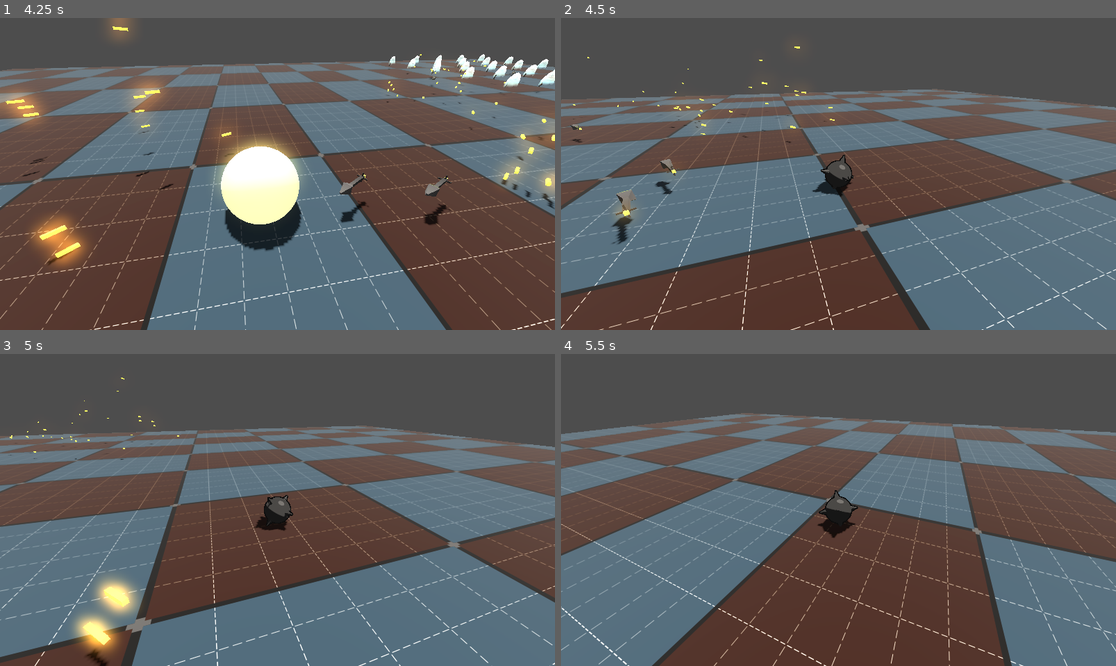
Above: before the commit, frames 1-4 (two rows, left to right).
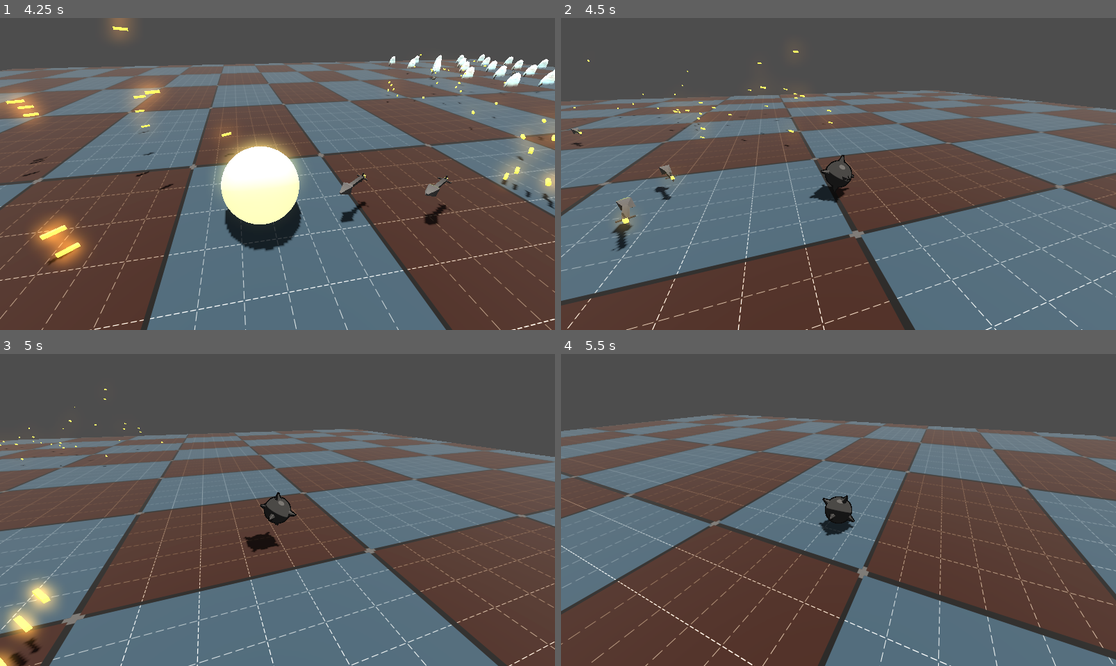
Above: after the commit, the same moments.

Repository: erikringwalters/pirate-jam-16-prototype
Game: Godot game, scene res://scenes/main.tscn
Two runs of this game, one before a commit and one after it. Both use one fixed random seed, a clock stepped at 60 frames per second and the inputs below.
Inputs (mouse positions are in pixels of both pictures, inside the frame that each line leads up to):
- Up to frame 1 (4.25 s): tap Enter (restart) every 0.75 s from 0.5 to 3.5 s; move the mouse to (399, 158) at 0.52 s; press the mouse at (399, 158) at 0.53 s; hold D (move_right) 0.53-1.28 s; move the mouse to (249, 174) at 1.27 s; release the mouse at (249, 174) at 1.28 s; hold W (move_up) from 1.28 s (still down); click (249, 174) at 1.35 s; move the mouse to (288, 167) at 2.02 s; press the mouse at (288, 167) at 2.03 s; move the mouse to (271, 180) at 2.77 s; release the mouse at (271, 180) at 2.78 s; click (271, 180) at 2.85 s; move the mouse to (316, 177) at 3.52 s; press the mouse at (316, 177) at 3.53 s
- Up to frame 2 (4.5 s): keep holding W (move_up); tap Enter (restart) at 4.25 s; move the mouse to (794, 170) at 4.27 s; release the mouse at (794, 170) at 4.28 s; click (794, 170) at 4.35 s
- Up to frame 3 (5 s): keep holding W (move_up)
- Up to frame 4 (5.5 s): keep holding W (move_up); move the mouse to (844, 510) at 5.02 s; press the mouse at (844, 510) at 5.03 s

Frame 1 is identical in both runs. In frame 2, 15% of the frame differs, in the area x 0-100%, y 9-100%; in frame 3, 35%; in frame 4, 46%, in the area x 0-100%, y 18-100%.

Commit message:
player now takes damage

Diff:
--- a/scenes/weapons/dagger.tscn
+++ b/scenes/weapons/dagger.tscn
@@ -1,7 +1,8 @@
-[gd_scene load_steps=7 format=3 uid="uid://dnab25acrgyoy"]
+[gd_scene load_steps=9 format=3 uid="uid://dnab25acrgyoy"]
 
 [ext_resource type="Script" uid="uid://dpsy00loetsif" path="res://scripts/weapon.gd" id="1_ieojg"]
 [ext_resource type="PackedScene" uid="uid://5m03qf0byasr" path="res://assets/weapons/Dagger.fbx" id="1_lw0yl"]
+[ext_resource type="Script" uid="uid://bmxohij374ah2" path="res://scripts/melee_player_area.gd" id="3_n5jhk"]
 
 [sub_resource type="BoxShape3D" id="BoxShape3D_ieojg"]
 size = Vector3(0.1, 0.75, 0.1)
@@ -16,11 +17,15 @@
 [sub_resource type="BoxShape3D" id="BoxShape3D_n5jhk"]
 size = Vector3(0.15, 1, 0.15)
 
+[sub_resource type="BoxShape3D" id="BoxShape3D_j34lm"]
+size = Vector3(0.25, 0.205, 0.895)
+
 [node name="Dagger_PickupItem" type="RigidBody3D" groups=["GroundCollision", "Pickup"]]
 transform = Transform3D(-4.37114e-08, -1, 0, -4.37114e-08, 1.91069e-15, 1, -1, 4.37114e-08, -4.37114e-08, 0, 0, 0)
 collision_layer = 5
 collision_mask = 5
 script = ExtResource("1_ieojg")
+weapon_type = "Dagger"
 
 [node name="RBCollision" type="CollisionShape3D" parent="."]
 transform = Transform3D(1, 0, 0, 0, -4.37114e-08, -1, 0, 1, -4.37114e-08, 0, 0, 0)
@@ -40,3 +45,12 @@
 
 [node name="Anchor" type="Marker3D" parent="."]
 transform = Transform3D(1, 0, 0, 0, 1, 0, 0, 0, 1, -2.18557e-08, 0, -0.8)
+
+[node name="MeleePlayerArea" type="Area3D" parent="."]
+script = ExtResource("3_n5jhk")
+
+[node name="MeleePlayerCollision" type="CollisionShape3D" parent="MeleePlayerArea"]
+transform = Transform3D(1, 0, 0, 0, 1, 0, 0, 0, 1, -7.59267e-09, 3.31886e-16, 0.1737)
+shape = SubResource("BoxShape3D_j34lm")
+
+[connection signal="body_entered" from="MeleePlayerArea" to="MeleePlayerArea" method="_on_body_entered"]
--- a/scenes/weapons/handgun.tscn
+++ b/scenes/weapons/handgun.tscn
@@ -15,6 +15,7 @@
 collision_mask = 5
 script = ExtResource("1_63ngr")
 is_projectile_weapon = true
+weapon_type = "Handgun"
 
 [node name="RBCollision" type="CollisionShape3D" parent="."]
 shape = SubResource("BoxShape3D_63ngr")
--- a/scenes/weapons/rocket.tscn
+++ b/scenes/weapons/rocket.tscn
@@ -15,6 +15,7 @@
 collision_mask = 5
 script = ExtResource("1_kjqmh")
 is_projectile_weapon = true
+weapon_type = "Rocket"
 projectile_type = "Rocket"
 
 [node name="RBCollision" type="CollisionShape3D" parent="."]
--- a/scenes/weapons/shotgun.tscn
+++ b/scenes/weapons/shotgun.tscn
@@ -15,6 +15,7 @@
 collision_mask = 5
 script = ExtResource("1_0frcf")
 is_projectile_weapon = true
+weapon_type = "Shotgun"
 scatter_shot = true
 
 [node name="RBCollision" type="CollisionShape3D" parent="."]
--- a/scenes/weapons/sword.tscn
+++ b/scenes/weapons/sword.tscn
@@ -1,7 +1,8 @@
-[gd_scene load_steps=7 format=3 uid="uid://obopymb5flt6"]
+[gd_scene load_steps=9 format=3 uid="uid://obopymb5flt6"]
 
 [ext_resource type="Script" uid="uid://dpsy00loetsif" path="res://scripts/weapon.gd" id="1_3pnln"]
 [ext_resource type="PackedScene" uid="uid://b1uek6f4hf7b0" path="res://assets/weapons/Sword.fbx" id="1_lbead"]
+[ext_resource type="Script" uid="uid://bmxohij374ah2" path="res://scripts/melee_player_area.gd" id="3_58ehi"]
 
 [sub_resource type="BoxShape3D" id="BoxShape3D_3pnln"]
 size = Vector3(0.1, 1.5, 0.1)
@@ -16,11 +17,15 @@
 [sub_resource type="BoxShape3D" id="BoxShape3D_58ehi"]
 size = Vector3(0.15, 1.6, 0.15)
 
+[sub_resource type="BoxShape3D" id="BoxShape3D_gwb47"]
+size = Vector3(0.185, 2.285, 0.08)
+
 [node name="Sword_PickupItem" type="RigidBody3D" groups=["GroundCollision", "Pickup"]]
 transform = Transform3D(1, 0, 0, 0, -4.37114e-08, -1, 0, 1, -4.37114e-08, 0, 0, 0)
 collision_layer = 5
 collision_mask = 5
 script = ExtResource("1_3pnln")
+weapon_type = "Sword"
 
 [node name="RBCollision" type="CollisionShape3D" parent="."]
 shape = SubResource("BoxShape3D_3pnln")
@@ -40,4 +45,12 @@
 [node name="Anchor" type="Marker3D" parent="."]
 transform = Transform3D(1, 0, 0, 0, -4.37114e-08, -1, 0, 1, -4.37114e-08, 0, -1, 4.37114e-08)
 
+[node name="MeleePlayerArea" type="Area3D" parent="."]
+script = ExtResource("3_58ehi")
+
+[node name="MeleePlayerCollision" type="CollisionShape3D" parent="MeleePlayerArea"]
+transform = Transform3D(1, 0, 0, 0, 1, 0, 0, 0, 1, 0, 0.440995, -1.92765e-08)
+shape = SubResource("BoxShape3D_gwb47")
+
 [connection signal="body_entered" from="RBCollision/HitBox" to="." method="_on_hit_box_body_entered"]
+[connection signal="body_entered" from="MeleePlayerArea" to="MeleePlayerArea" method="_on_body_entered"]
--- a/scripts/explosion.gd
+++ b/scripts/explosion.gd
@@ -2,7 +2,7 @@
 
 var damage : float = 500
 var items_in_radius : Array
-var explosion_force : int = 3
+var explosion_force : int = 5
 
 var fired_by_player = false
 
@@ -40,7 +40,7 @@
 		#Getting a direction vector between the bomb and all nearby RigidBodies. This line of code later helps to calculate a trajectory    for the Rigidbodies.
 		force_dir = global_position.direction_to(j.global_position)
 		#Make it go up because otherwise it is shoved into the ground
-		force_dir += Vector3(0.0,0.2,0.0)
+		force_dir += Vector3(0.0,1.0,0.0)
 		#Generating a position on the object where the force will be applied. This line of code makes the Rigidbodies randomly rotate after the explosion.
 		#random_vector = Vector3(randf_range(0, 1), randf_range(0, 1), randf_range(0, 1)) * force_dir
 		#j.apply_impulse(random_vector, force_dir * explosion_force)
--- a/scripts/items.gd
+++ b/scripts/items.gd
@@ -7,7 +7,7 @@
 	"Dagger" : {
 		"path":"res://assets/weapons/Dagger.fbx",
 		"weapon_scene": ResourceLoader.load("res://scenes/weapons/dagger.tscn"),
-		"base_damage": 10.0,
+		"base_damage": 100.0,
 		"damage_mult": 1.0,
 		"base_cooldown": common_base_cooldown,
 		"cooldown_mult": 1.0,
@@ -16,7 +16,7 @@
 	"Sword" : {
 		"path":"res://assets/weapons/Sword.fbx",
 		"weapon_scene": ResourceLoader.load("res://scenes/weapons/sword.tscn"),
-		"base_damage": 10.0,
+		"base_damage": 100.0,
 		"damage_mult": 1.0,
 		"base_cooldown": common_base_cooldown,
 		"cooldown_mult": 1.0,
@@ -34,7 +34,7 @@
 	"Shotgun" : {
 		"path":"res://assets/weapons/Shotgun.fbx",
 		"weapon_scene": ResourceLoader.load("res://scenes/weapons/shotgun.tscn"),
-		"base_damage": 10.0,
+		"base_damage": 5.0,
 		"damage_mult": 1.0,
 		"base_cooldown": common_base_cooldown,
 		"cooldown_mult": 1.0,
--- /dev/null
+++ b/scripts/melee_player_area.gd
@@ -0,0 +1,8 @@
+extends Area3D
+
+
+func _on_body_entered(body: Node3D) -> void:
+	if (!get_parent().held_by_player \
+	and body.has_method('player_process_melee_damage') \
+	and get_parent().is_pickedup):
+		body.player_process_melee_damage(get_parent().damage)
--- a/scripts/player.gd
+++ b/scripts/player.gd
@@ -96,13 +96,16 @@
 	#take_hit(area)
 
 func player_process_explosion_damage(damage):
-	#health -= damage/3
+	health -= damage/3
 	print("player splosion")
 	if health <= 0:
 		get_parent().get_node("UI").game_over()
 
-func player_process_melee_damage(_dmg):
-	print('player got hit by a sword or sumthing')
+func player_process_melee_damage(dmg):
+	health -= dmg
+	print("player health: ", health)
+	if health <= 0:
+		get_parent().get_node("UI").game_over()
 
 # Despawn the projectile and create explosion if a rocket
 func handle_projectile_despawn(area:Node3D):
@@ -121,5 +124,3 @@
 		print("player health: ", health)
 		if health <= 0:
 			get_parent().get_node("UI").game_over()
-	elif area.is_in_group("Melee"):
-		pass # TODO
--- a/scripts/weapon.gd
+++ b/scripts/weapon.gd
@@ -31,6 +31,8 @@
 		#can_shoot = true
 		_raycast = %RayCast
 		gun_barrel = _raycast
+	else:
+		damage = Items.weapons[weapon_type]['base_damage']
 
 func add_child_logic(_projectile) -> void:
 	# Currently, when an enemy spawns with a projectile weapon, the `get_parent()` returns
Not shown, added: scripts/melee_player_area.gd.uid
